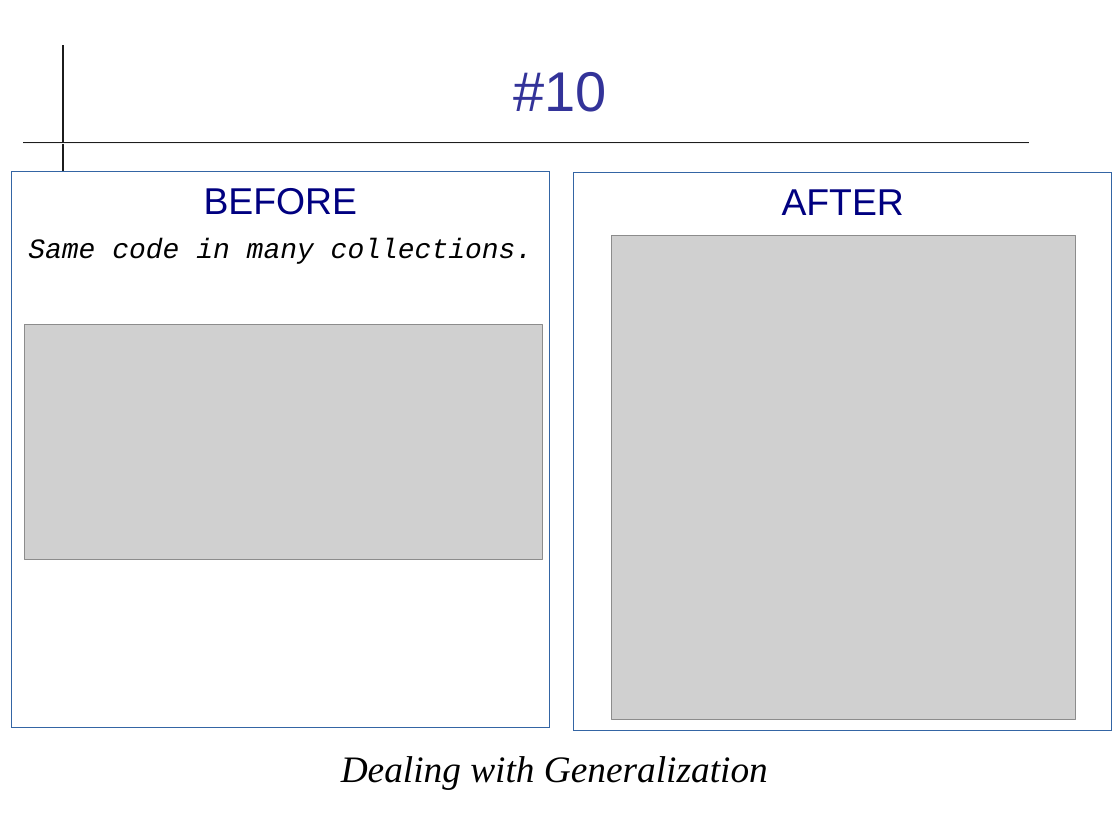
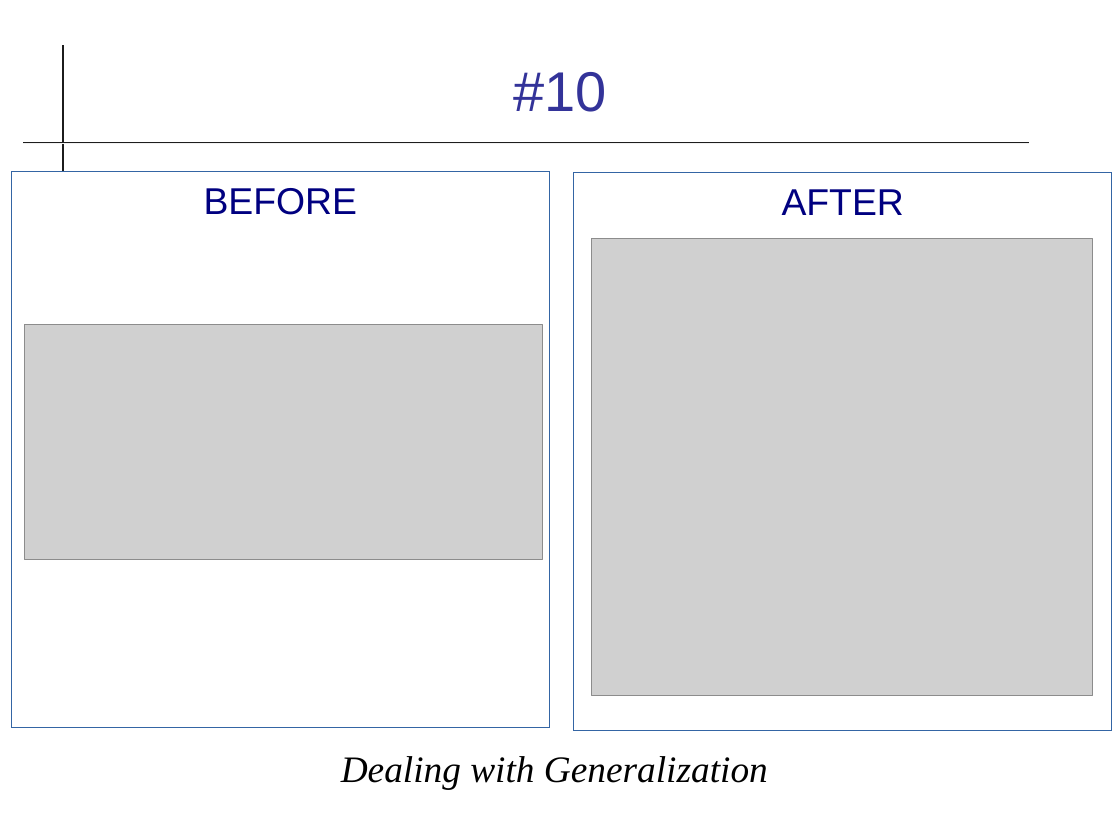
Before and after one commit to cpske/ISP, a slide deck: slide 12 of refactoring/Refactoring-Review.odp (slide 11 before the commit). Drawn at 1120x840 pixels with LibreOffice and Linux fonts; fonts in the diff are those of the drawing; grey boxes stand for pictures. Boxes give left, top, right and bottom in pixels: in the first picture for what was removed or moved away, otherwise in the second. Text is boxed around its words. In the diff, an @@ line names an element or a change of style, - is before the commit and + after.

```diff
--- a/refactoring/Refactoring-Review.odp
+++ b/refactoring/Refactoring-Review.odp
@@ text at (28,238,533,264): paragraph removed @@
-Same code in many collections.
@@ picture: place and size @@
-picture at (612,235,1076,719)
+picture at (591,239,1093,696)
```
Also in this commit, not shown: 9 other slides changed, 3 slides added, 3 slides removed, 9 other files.
